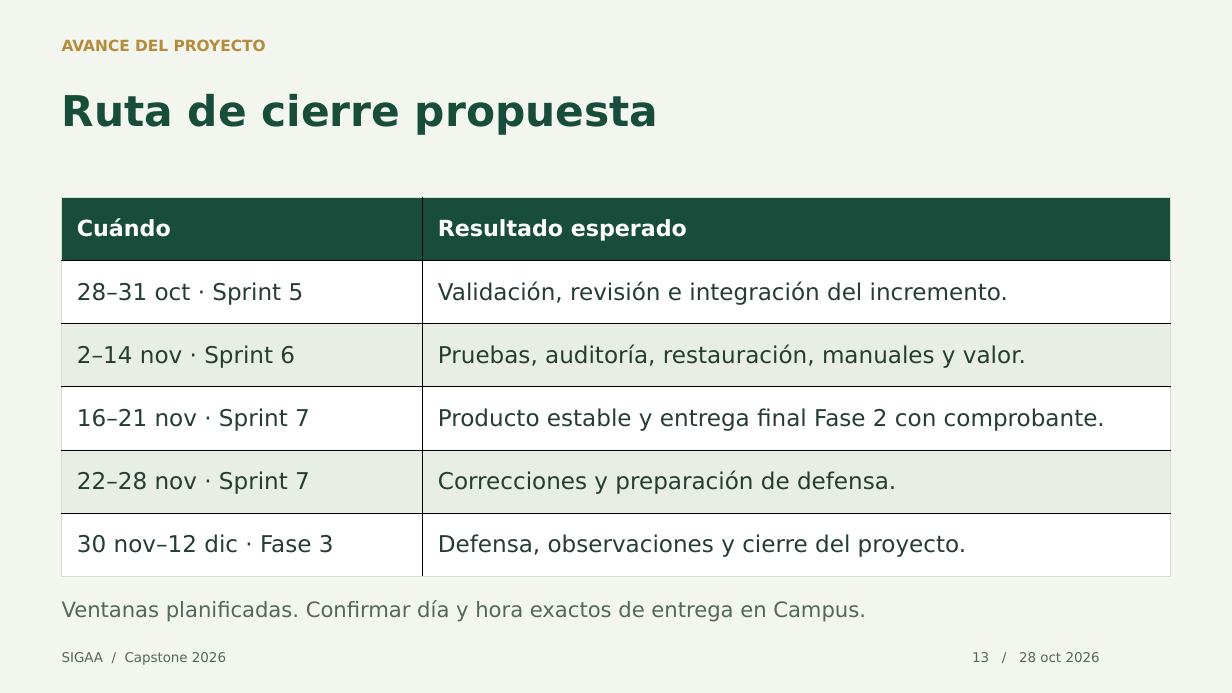
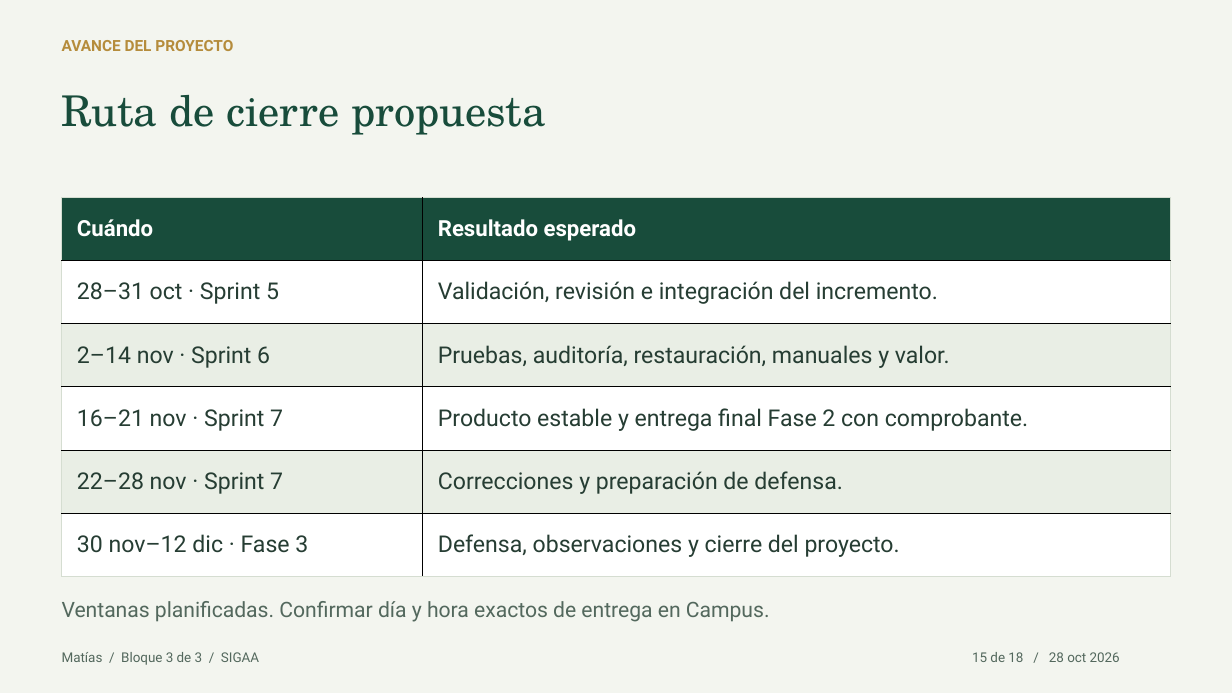
Before and after one commit to joellopez775/SIGAA-Capstone-2026, a slide deck: slide 15 of Fase 2/Evidencias Proyecto/SIGAA/output/presentaciones/Avance del proyecto SIGAA.pptx (slide 13 before the commit). Drawn at 1232x693 pixels with LibreOffice and Linux fonts; fonts in the diff are those of the drawing. Boxes give left, top, right and bottom in pixels: in the first picture for what was removed or moved away, otherwise in the second. Text is boxed around its words. In the diff, an @@ line names an element or a change of style, - is before the commit and + after.

```diff
--- a/Fase 2/Evidencias Proyecto/SIGAA/output/presentaciones/Avance del proyecto SIGAA.pptx
+++ b/Fase 2/Evidencias Proyecto/SIGAA/output/presentaciones/Avance del proyecto SIGAA.pptx
@@ text "AVANCE DEL PROYECTO" at box(62, 40, 233, 51): font DejaVu Sans to Roboto @@
@@ text "Ruta de cierre propuesta" at box(62, 95, 546, 135): font DejaVu Sans to TeX Gyre Schola, bold off @@
@@ table at box(62, 198, 1171, 577) @@
@@ font DejaVu Sans to Roboto @@
@@ text "Ventanas planificadas. Confirmar día y ..." at box(62, 601, 770, 622): font DejaVu Sans to Roboto @@
@@ text at box(62, 652, 259, 665): text changed; font DejaVu Sans to Roboto @@
-SIGAA / Capstone 2026
+Matías / Bloque 3 de 3 / SIGAA
@@ text at box(972, 652, 1120, 662): text changed; font DejaVu Sans to Roboto @@
-13 / 28 oct 2026
+15 de 18 / 28 oct 2026
```
Also in this commit, not shown: 15 other slides changed, 2 slides added, 11 other files.
